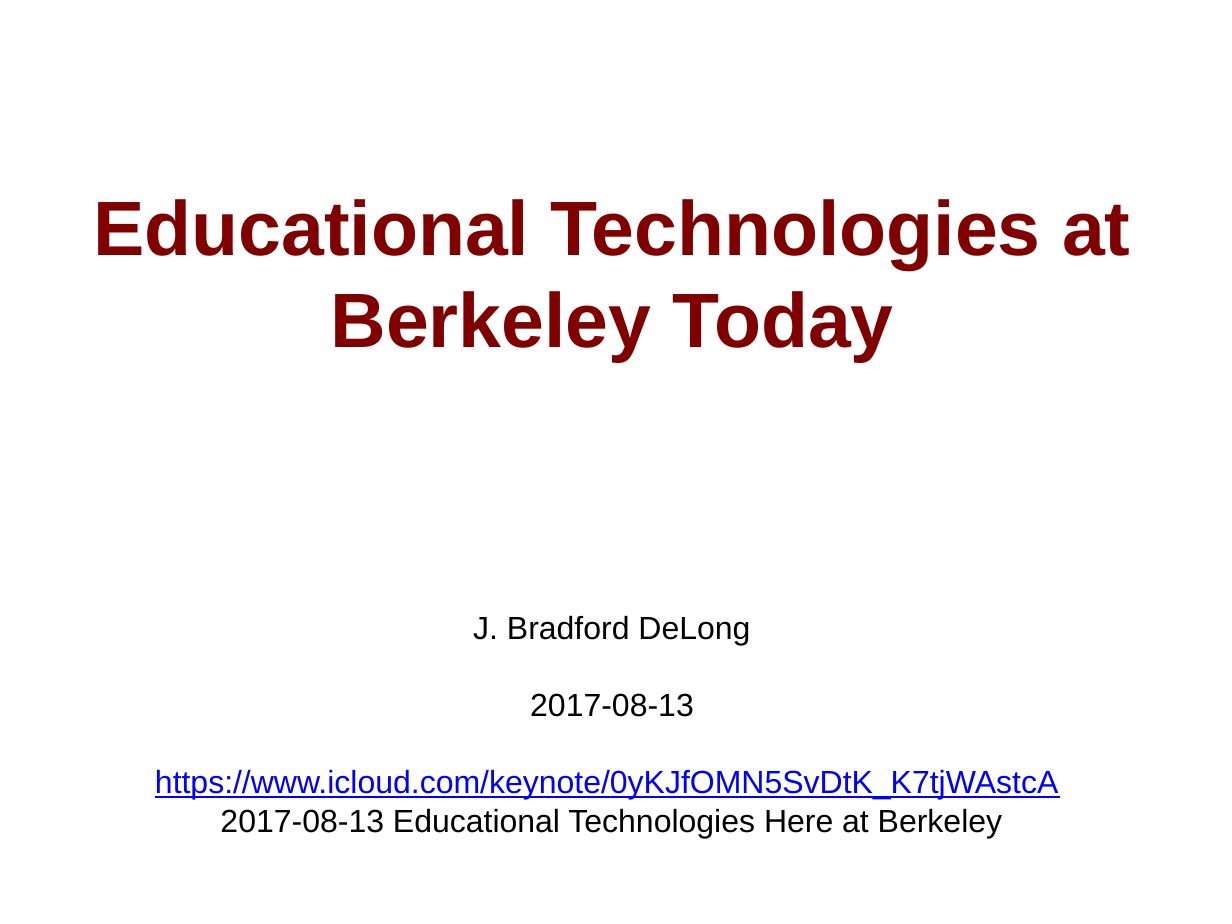
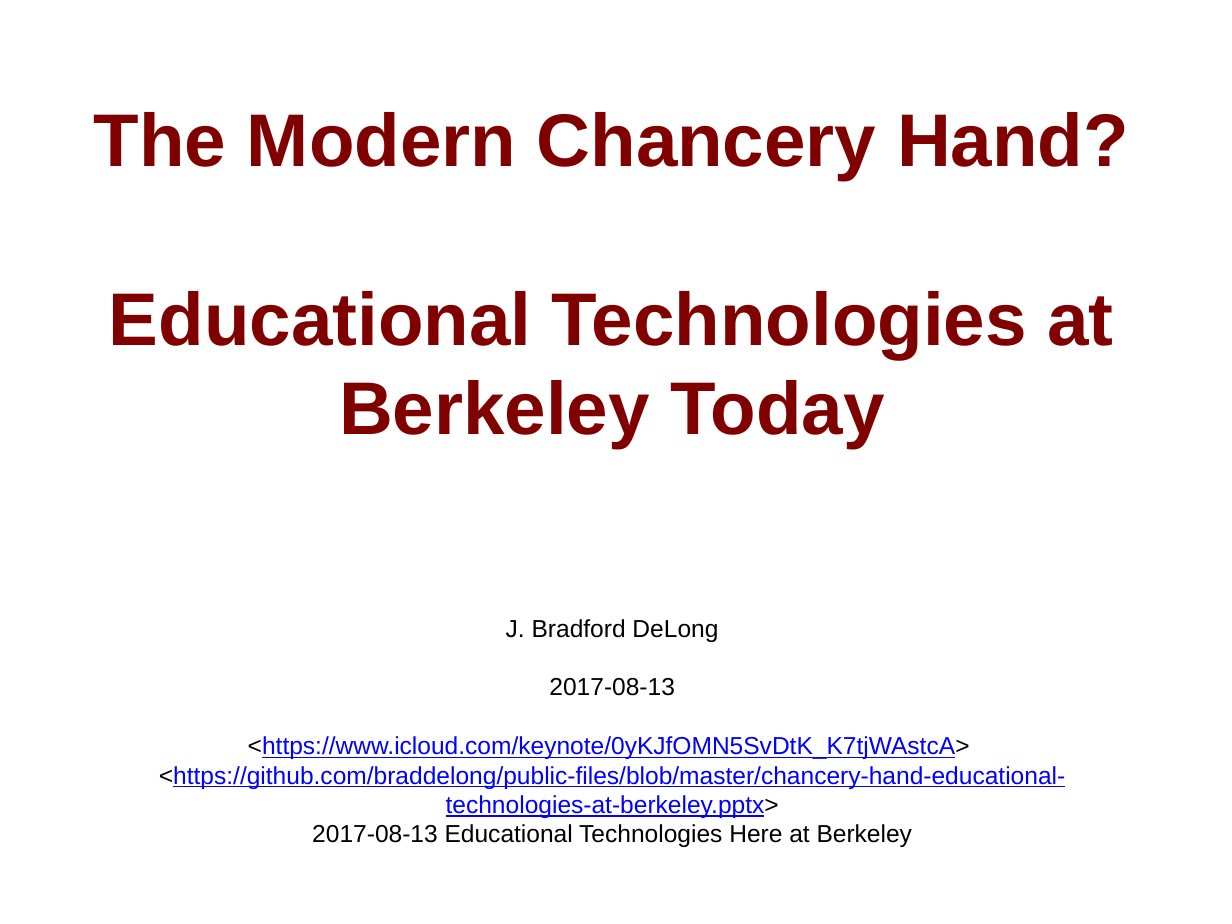
Before and after one commit to flumenhabitans/public-files, a slide deck: slide 1 of chancery-hand-educational-technologies-at-berkeley.pptx. Drawn at 1232x924 pixels with LibreOffice and Linux fonts; fonts in the diff are those of the drawing. Boxes give left, top, right and bottom in pixels: in the first picture for what was removed or moved away, otherwise in the second. Text is boxed around its words. In the diff, an @@ line names an element or a change of style, - is before the commit and + after.

```diff
--- a/chancery-hand-educational-technologies-at-berkeley.pptx
+++ b/chancery-hand-educational-technologies-at-berkeley.pptx
@@ title at [94, 112, 1129, 180]: paragraph added @@
+The Modern Chancery Hand?
@@ title at [109, 291, 1113, 448]: size 64 to 62 pt in "Educational Technologies at Berkeley Today" @@
@@ subtitle at [312, 619, 912, 847]: size 26.6 to 20.4 pt in "J. Bradford DeLong", "2017-08-13", "2017-08-13 Educational Technologies Here at Berkeley" @@
@@ subtitle at [159, 736, 1065, 818]: text changed; size 26.6 to 20.4 pt @@
-https://www.icloud.com/keynote/0yKJfOMN5SvDtK_K7tjWAstcA
+<https://www.icloud.com/keynote/0yKJfOMN5SvDtK_K7tjWAstcA>
+<https://github.com/braddelong/public-files/blob/master/chancery-hand-educational-technologies-at-berkeley.pptx>
```
